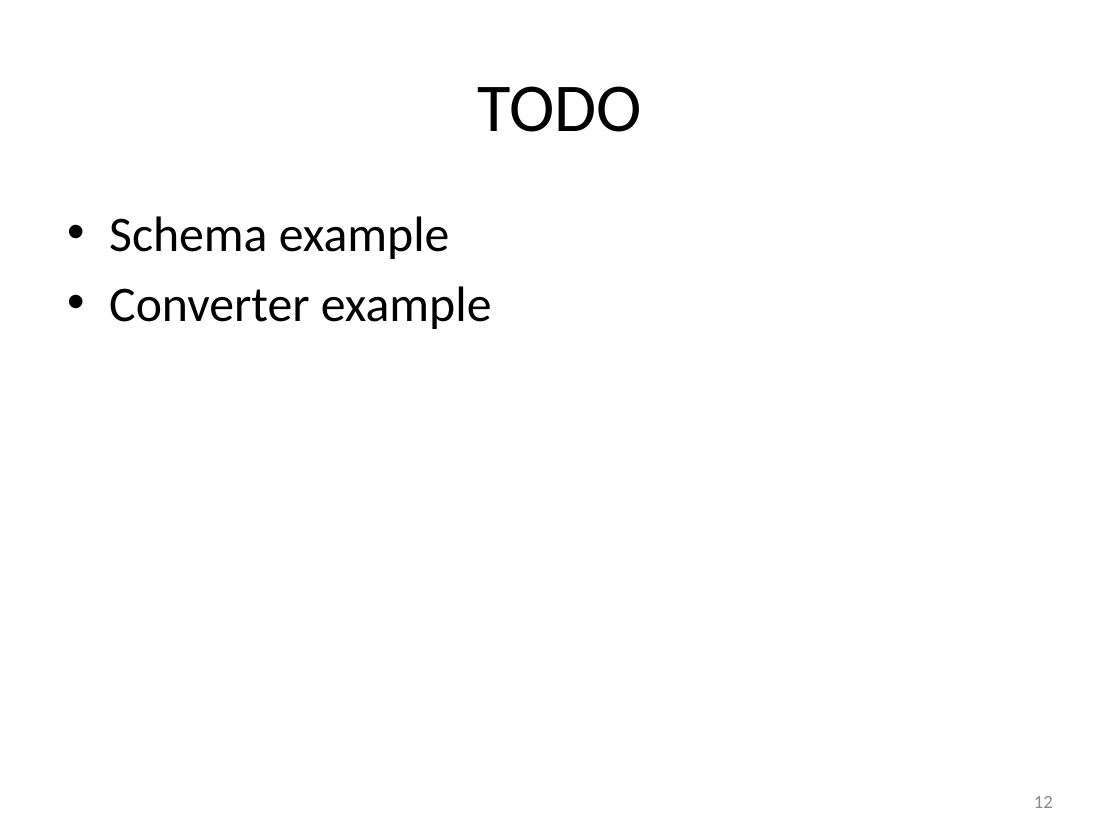
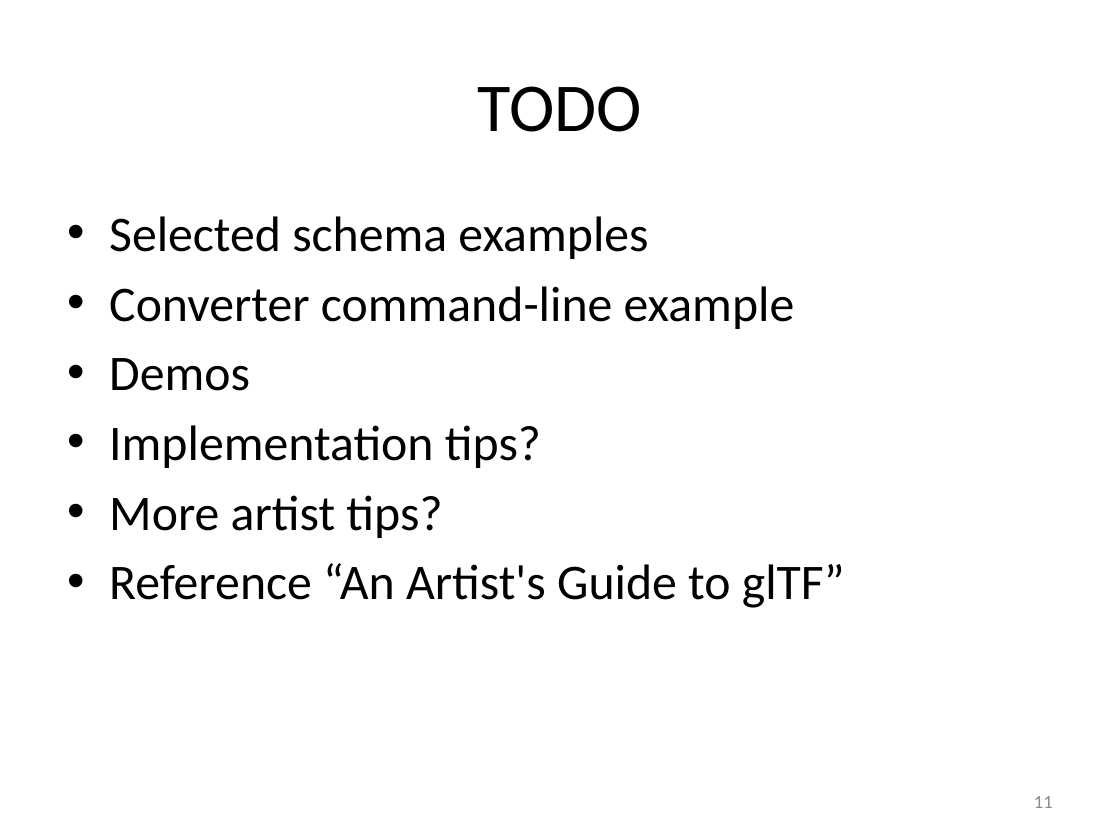
Before and after one commit to pjcozzi/Articles, a slide deck: slide 11 of WebGLContentPipeline/WebGLContentPipelineWithglTF.pptx (slide 12 before the commit). Drawn at 1120x840 pixels with LibreOffice and Linux fonts; fonts in the diff are those of the drawing. Boxes give left, top, right and bottom in pixels: in the first picture for what was removed or moved away, otherwise in the second. Text is boxed around its words. In the diff, an @@ line names an element or a change of style, - is before the commit and + after.

```diff
--- a/WebGLContentPipeline/WebGLContentPipelineWithglTF.pptx
+++ b/WebGLContentPipeline/WebGLContentPipelineWithglTF.pptx
@@ text at (109,216,845,608): text changed @@
-• Schema example
-• Converter example
+• Selected schema examples
+• Converter command-line example
+• Demos
+• Implementation tips?
+• More artist tips?
+• Reference “An Artist's Guide to glTF”
@@ page number at (1034,796,1053,808): text changed @@
-12
+11
```
Also in this commit, not shown: 5 other slides changed, 1 slide added, 2 slides removed.
